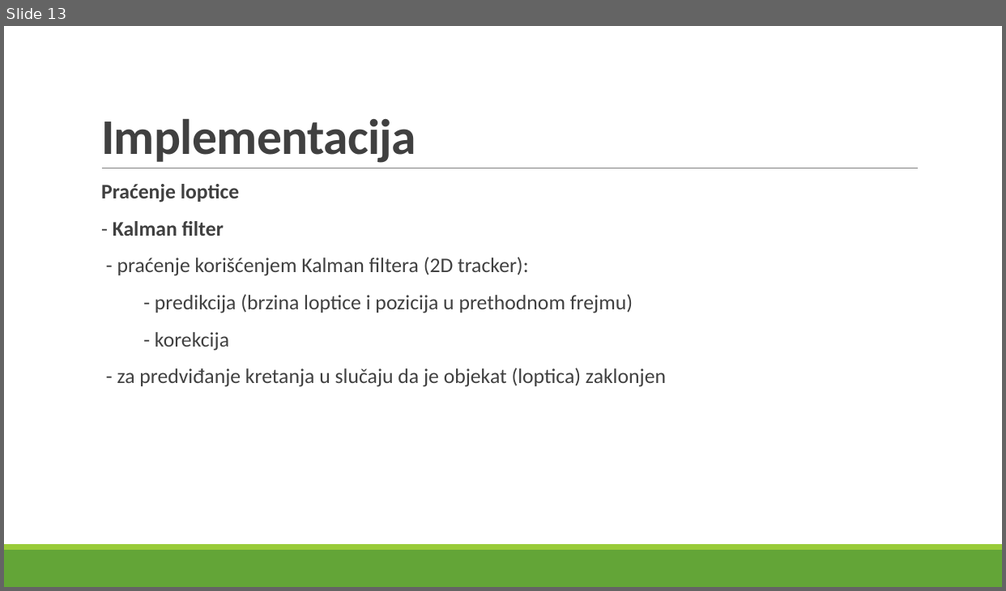
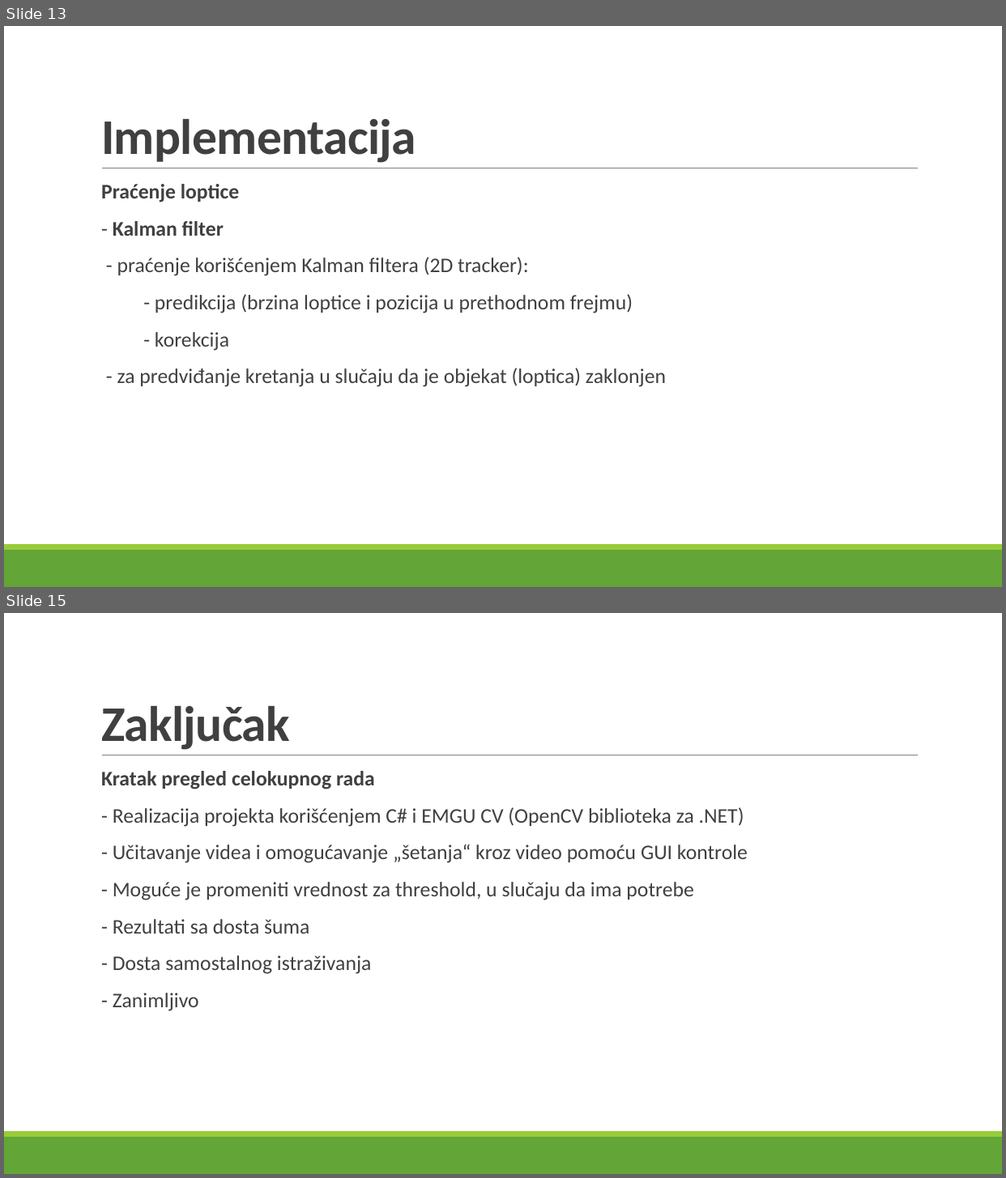
Before and after one commit to ckraisnikovic/softComputing, a slide deck: Detekcija i praćenje golf loptice na golf terenu.pptx. Shown one above the other, each under a label of ours: slide 13 before the commit, slides 13 and 15 after it; the slides between them are not shown. The pictures are 1006x591 and 1006x1178 pixels, drawn with LibreOffice and Linux fonts; fonts in the diff are those of the drawing. Boxes give left, top, right and bottom in pixels: in the first picture for what was removed or moved away, otherwise in the second. Text is boxed around its words. In the diff, an @@ line names an element or a change of style, - is before the commit and + after.

```diff
--- a/Detekcija i praćenje golf loptice na golf terenu.pptx
+++ b/Detekcija i praćenje golf loptice na golf terenu.pptx
@@ slide 15 added at (x1=4, y1=613, x2=1002, y2=1174), background #FFFFFF; not listed: 3 template elements that a slide beside it also shows @@
@@ title added at (x1=101, y1=706, x2=290, y2=750), 48 pt, text #404040, bold @@
+Zaključak
@@ text added at (x1=101, y1=771, x2=748, y2=1012), 20 pt, text #404040 @@
+  Kratak pregled celokupnog rada
+  - Realizacija projekta korišćenjem C# i EMGU CV (OpenCV biblioteka za .NET)
+  - Učitavanje videa i omogućavanje „šetanja“ kroz video pomoću GUI kontrole
+  - Moguće je promeniti vrednost za threshold, u slučaju da ima potrebe
+  - Rezultati sa dosta šuma
+  - Dosta samostalnog istraživanja
+  - Zanimljivo
```
Also in this commit, not shown: 13 slides changed, 3 other slides added.
